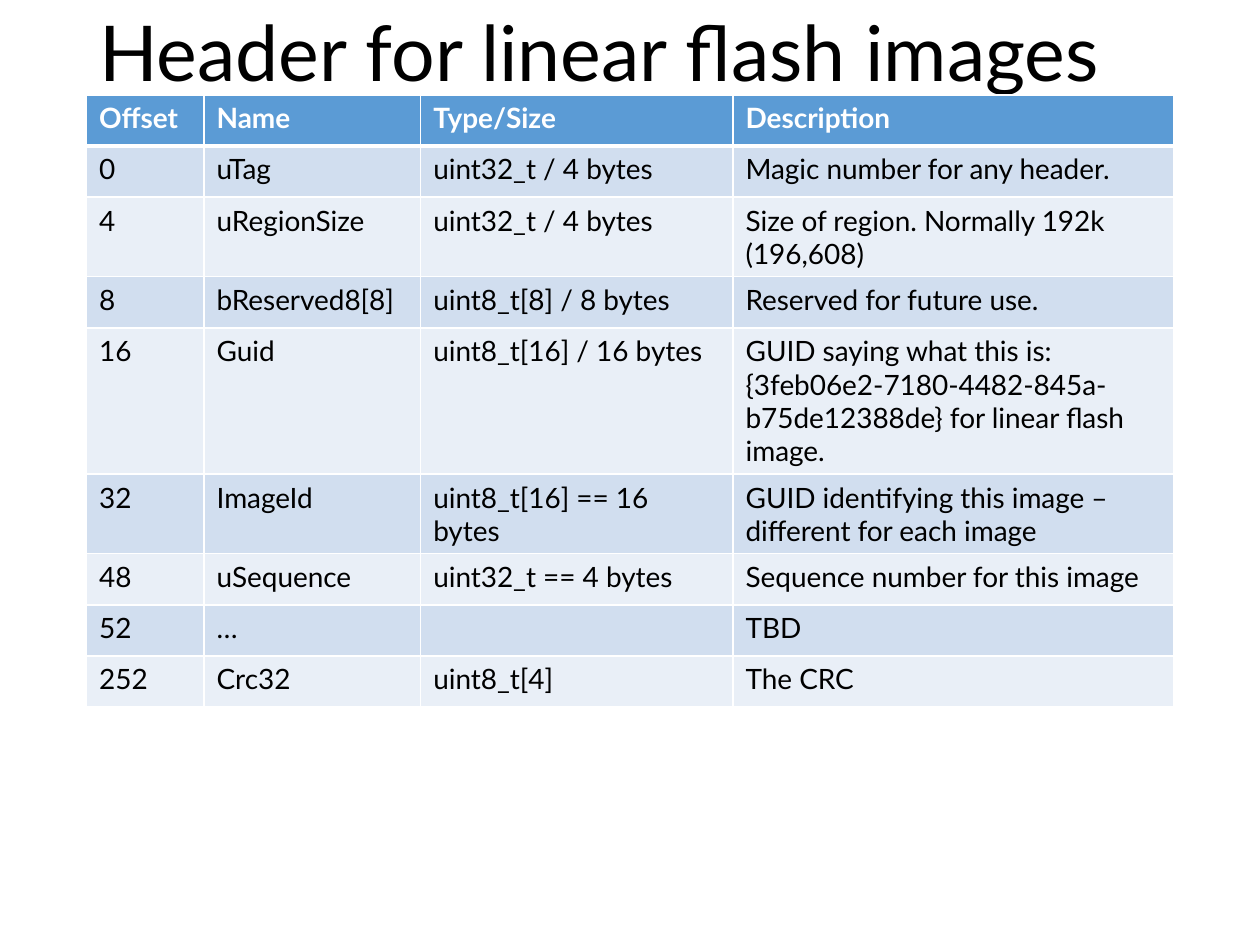
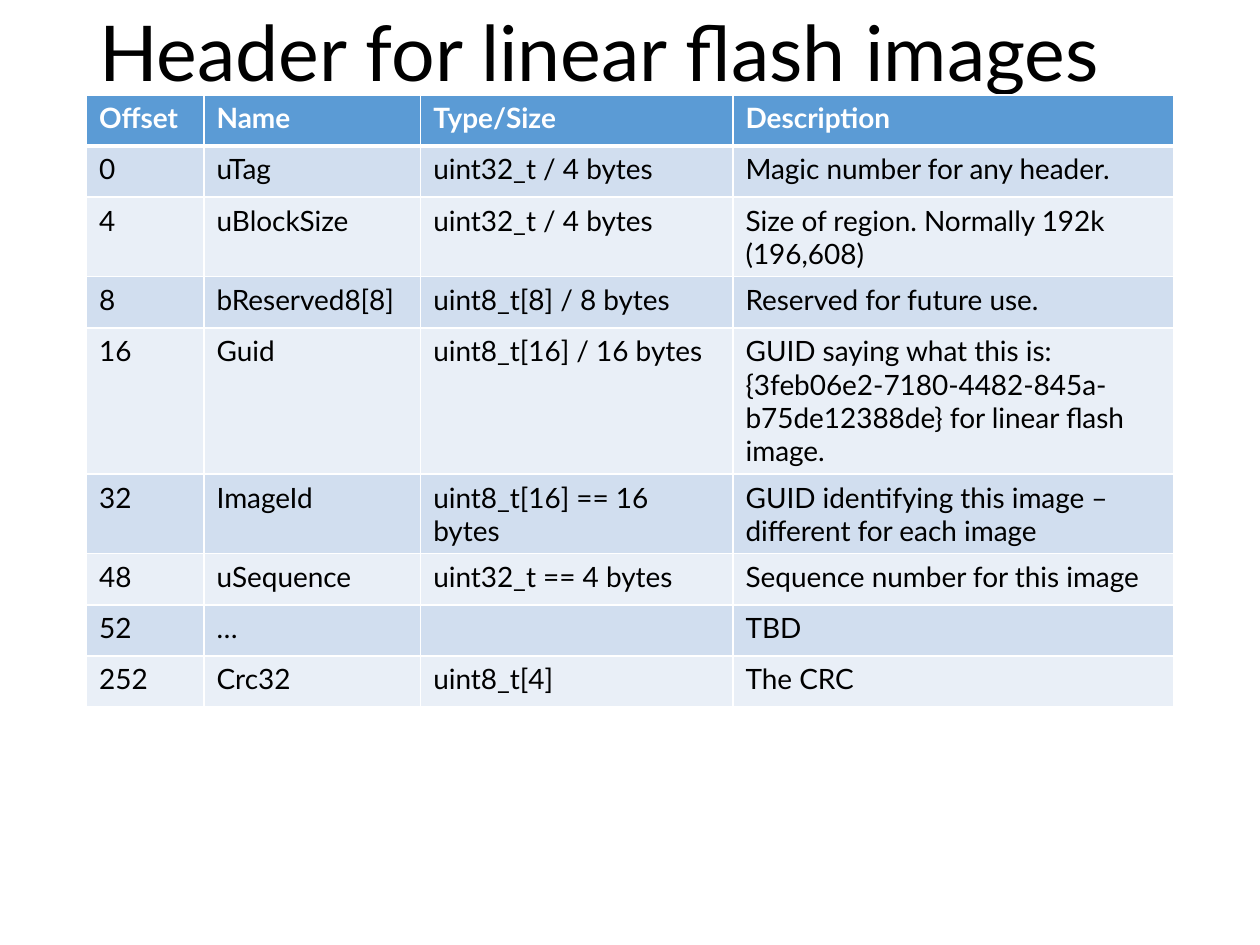
Before and after one commit to mcci-catena/bootloader, a slide deck: slide 26 of doc/Boot-Loader.pptx. Drawn at 1260x945 pixels with LibreOffice and Linux fonts; fonts in the diff are those of the drawing; background and template pictures are left out. Boxes give left, top, right and bottom in pixels: in the first picture for what was removed or moved away, otherwise in the second. Text is boxed around its words. In the diff, an @@ line names an element or a change of style, - is before the commit and + after.

```diff
--- a/doc/Boot-Loader.pptx
+++ b/doc/Boot-Loader.pptx
@@ table at (87,94,1173,708) @@
-row 3, column 2: uRegionSize
+row 3, column 2: uBlockSize
```
Also in this commit, not shown: 5 other files.
